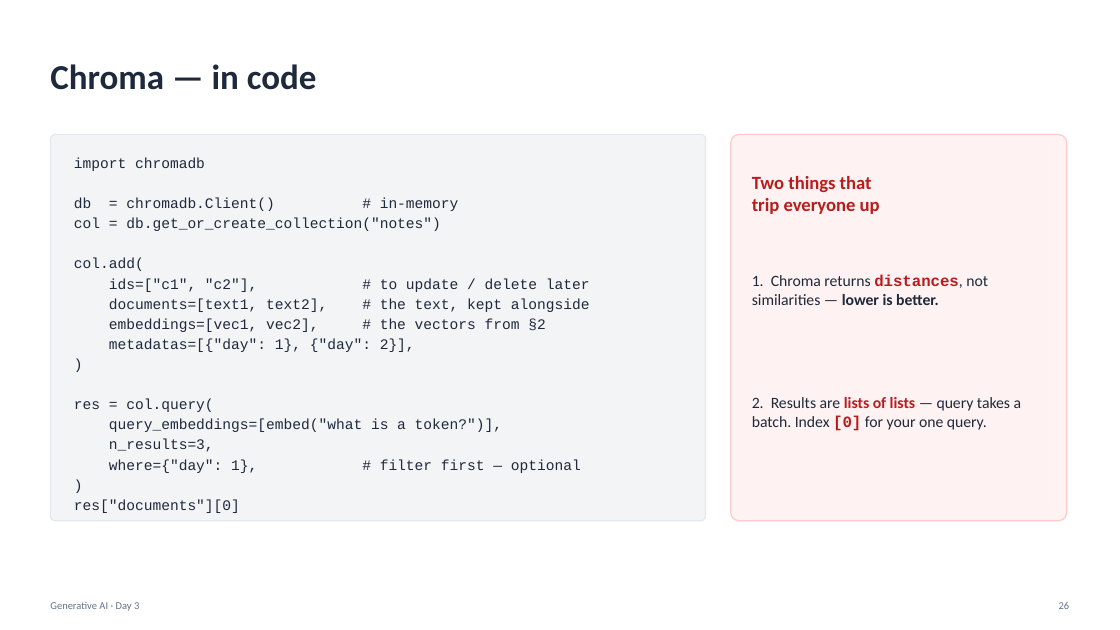
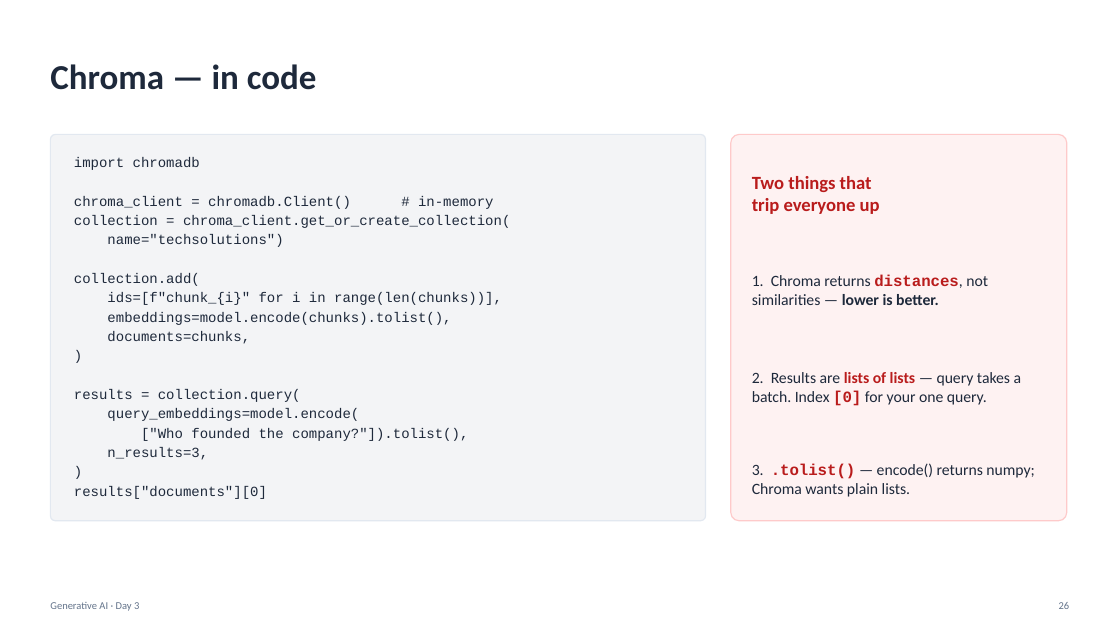
Before and after one commit to Poorit-Technologies/lpu-training, a slide deck: slide 26 of generative-ai/slides/Day03_GenAI.pptx. Drawn at 1120x630 pixels with LibreOffice and Linux fonts; fonts in the diff are those of the drawing. Boxes give left, top, right and bottom in pixels: in the first picture for what was removed or moved away, otherwise in the second. Text is boxed around its words. In the diff, an @@ line names an element or a change of style, - is before the commit and + after.

Commit message:
Rework Day 3 to the sentence-transformers + Chroma stack
Aligns the Day 3 code with the toolchain used elsewhere in our notebooks:

- embeddings via SentenceTransformer('all-MiniLM-L6-v2') instead of the
  OpenAI client, with LiteLLM text-embedding-3-small as a 384-vs-1536
  comparison rather than a dependency
- cosine similarity via sklearn's cosine_similarity matrix
- chunking via RecursiveCharacterTextSplitter, introduced by first
  showing a naive fixed-size split cut "CTO" in half
- the TechSolutions India company profile as the worked corpus
- RAG teaser through litellm.completion with temperature=0

Sections 2-4 and 6-8 now run with no API key at all.

```diff
--- a/generative-ai/slides/Day03_GenAI.pptx
+++ b/generative-ai/slides/Day03_GenAI.pptx
@@ text at (74, 157, 208, 460): size 12.5 to 12 pt in "import chromadb", ")", "n_results=3,", ")" @@
@@ text at (74, 196, 510, 344): text changed; size 12.5 to 12 pt @@
-db = chromadb.Client() # in-memory
-col = db.get_or_create_collection("notes")
-col.add(
-ids=["c1", "c2"], # to update / delete later
-documents=[text1, text2], # the text, kept alongside
-embeddings=[vec1, vec2], # the vectors from §2
-metadatas=[{"day": 1}, {"day": 2}],
+chroma_client = chromadb.Client() # in-memory
+collection = chroma_client.get_or_create_collection(
+name="techsolutions")
+collection.add(
+ids=[f"chunk_{i}" for i in range(len(chunks))],
+embeddings=model.encode(chunks).tolist(),
+documents=chunks,
@@ text "2. Results are lists of ...": place and size @@
-text "2. Results are lists of ..." at (752, 397, 1022, 431)
+text "2. Results are lists of ..." at (752, 372, 1022, 406)
@@ text at (74, 389, 468, 441): text changed; size 12.5 to 12 pt @@
-res = col.query(
-query_embeddings=[embed("what is a token?")],
+results = collection.query(
+query_embeddings=model.encode(
+["Who founded the company?"]).tolist(),
@@ text at (109, 459, 581, 473): paragraph removed @@
-where={"day": 1}, # filter first — optional
@@ text added at (752, 463, 1034, 497), 13.5 pt, text #1E293B @@
+3. .tolist() — encode() returns numpy; Chroma wants plain lists.
@@ text at (74, 486, 267, 499): text changed; size 12.5 to 12 pt @@
-res["documents"][0]
+results["documents"][0]
```
Also in this commit, not shown: 9 other slides changed, 2 other files.
